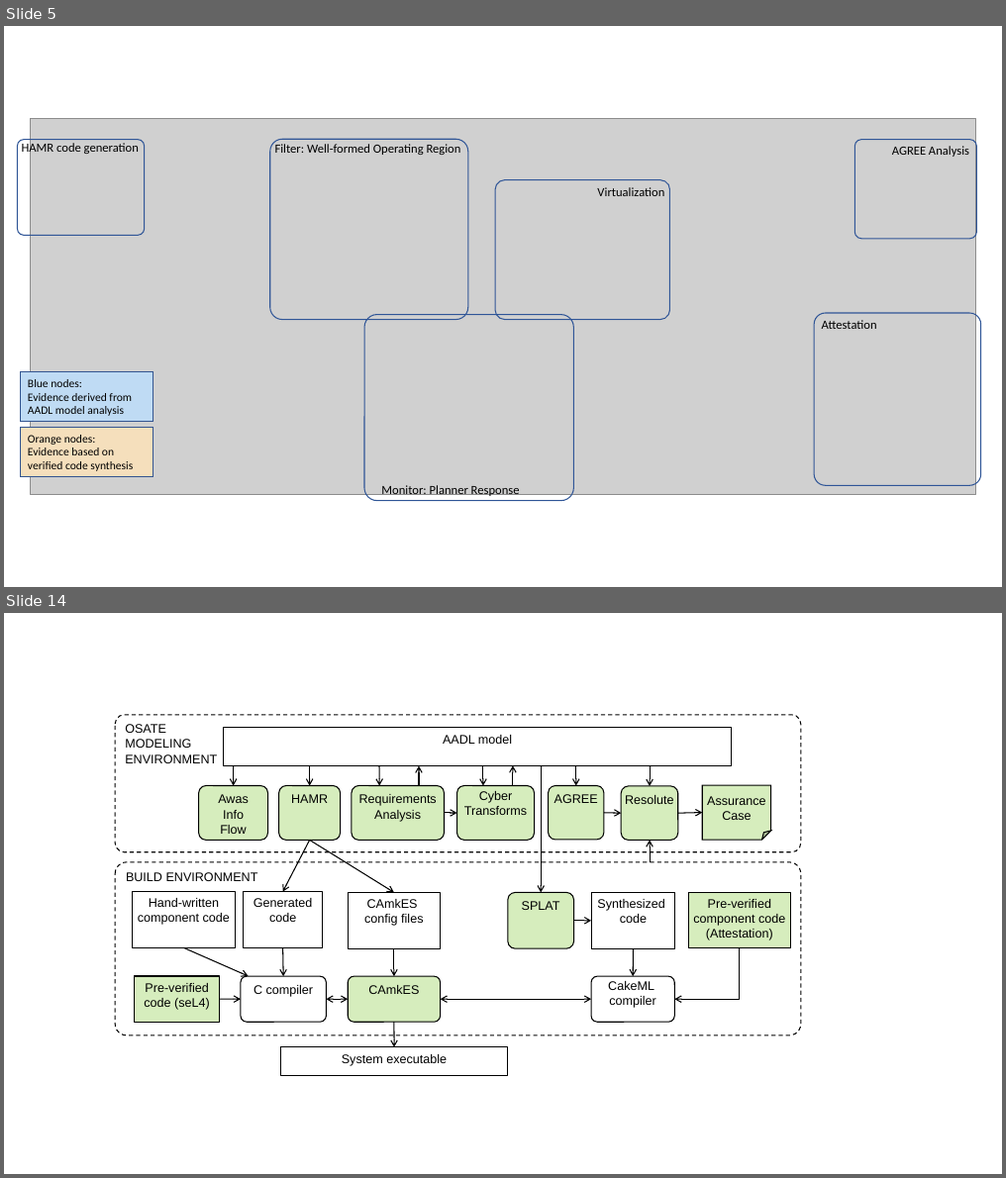
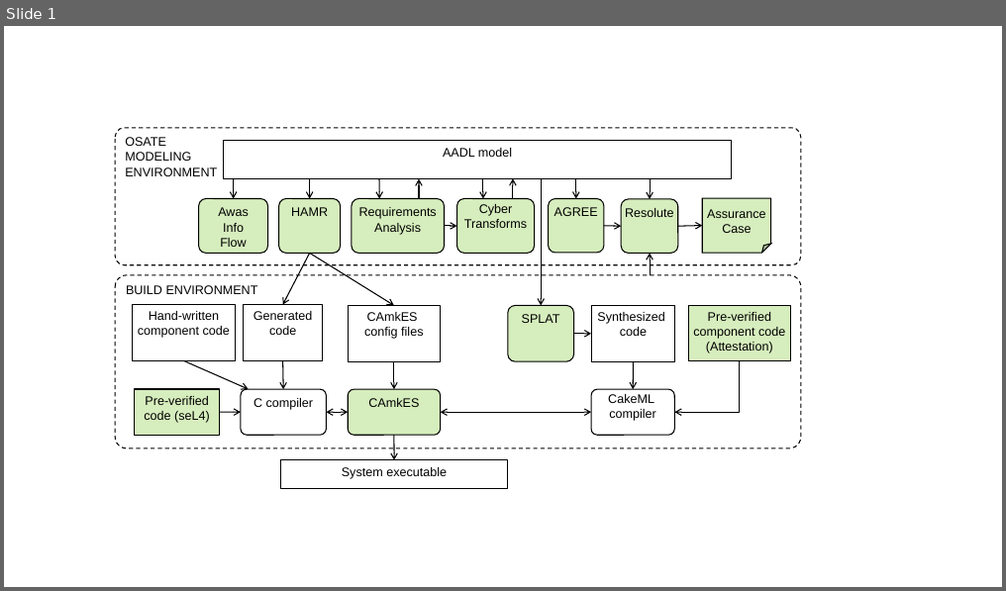
Before and after one commit to iamundson/case-assurance-pattern, a slide deck: figs/figures.pptx. Shown one above the other, each under a label of ours: slides 5 and 14 before the commit, slide 1 after it; the slides between them are not shown. The pictures are 1006x1178 and 1006x591 pixels, drawn with LibreOffice and Linux fonts; fonts in the diff are those of the drawing; grey boxes stand for pictures. Boxes give left, top, right and bottom in pixels: in the first picture for what was removed or moved away, otherwise in the second. Text is boxed around its words. In the diff, an @@ line names an element or a change of style, - is before the commit and + after.

```diff
--- a/figs/figures.pptx
+++ b/figs/figures.pptx
@@ slide 5 removed at box(4, 26, 1002, 587), background #FFFFFF @@
@@ rounded rectangle removed at box(18, 140, 145, 236) @@
@@ text removed at box(22, 142, 139, 156) @@
-HAMR code generation
@@ picture removed at box(30, 119, 975, 495) @@
@@ rounded rectangle removed at box(270, 139, 469, 319) @@
@@ text removed at box(275, 144, 461, 155) @@
-Filter: Well-formed Operating Region
@@ rounded rectangle removed at box(855, 140, 977, 240) @@
@@ text removed at box(892, 146, 969, 157) @@
-AGREE Analysis
@@ rounded rectangle removed at box(495, 180, 669, 319) @@
@@ text removed at box(597, 187, 664, 196) @@
-Virtualization
@@ rounded rectangle removed at box(364, 315, 574, 501) @@
@@ rounded rectangle removed at box(814, 313, 981, 486) @@
@@ text removed at box(822, 320, 877, 329) @@
-Attestation
@@ rectangle removed at box(21, 372, 152, 421) @@
-Blue nodes:
-Evidence derived from AADL model analysis
@@ rectangle removed at box(21, 427, 152, 476) @@
-Orange nodes:
-Evidence based on verified code synthesis
@@ text removed at box(381, 485, 520, 497) @@
-Monitor: Planner Response
@@ what was slide 14 is now slide 1 @@
```
Also in this commit, not shown: 11 slides added, 12 other slides removed, 13 other files.
